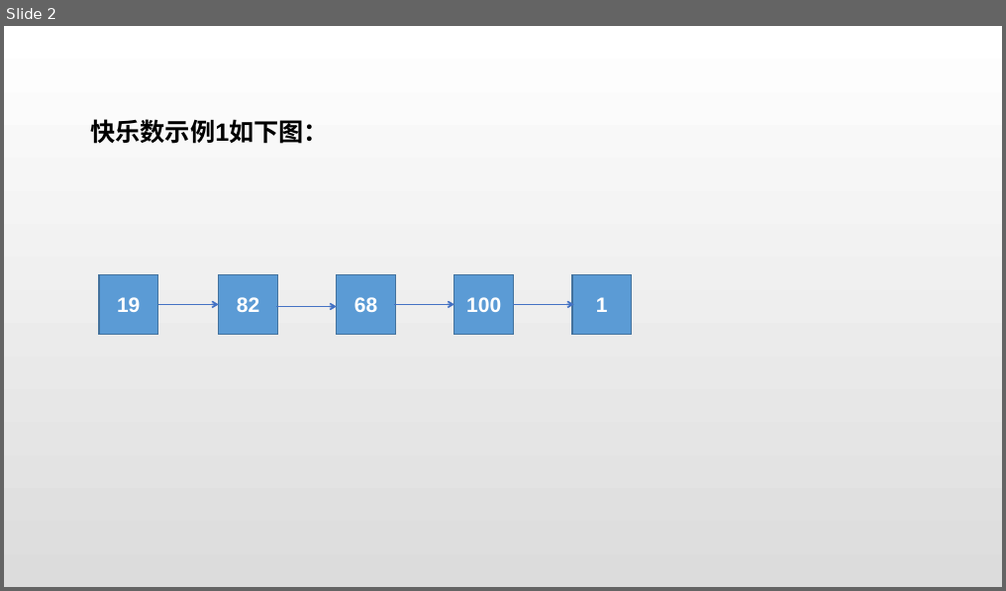
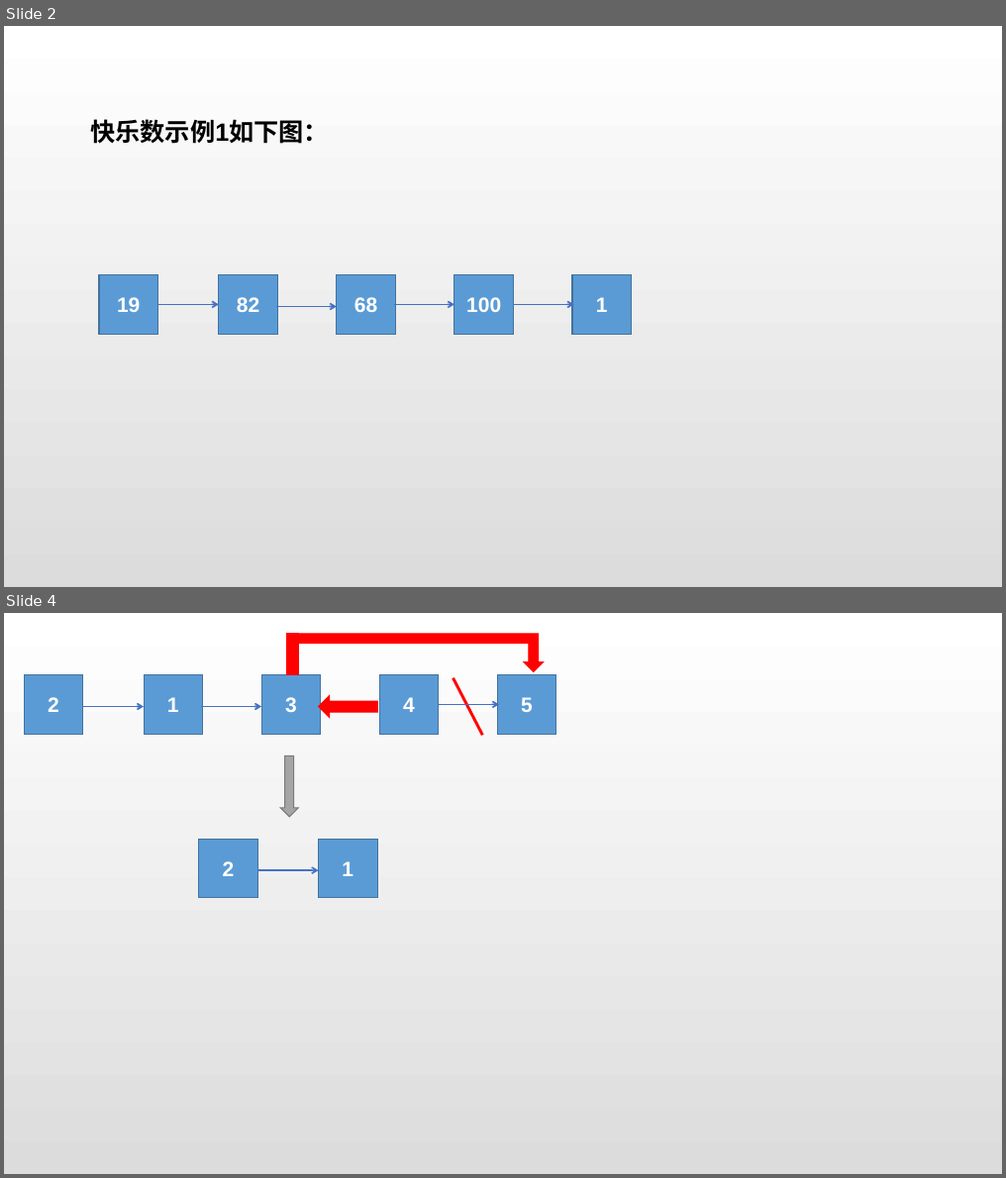
Before and after one commit to IHEET/frontend-studynotes, a slide deck: Algorithm/动态图/一.pptx. Shown one above the other, each under a label of ours: slide 2 before the commit, slides 2 and 4 after it; the slides between them are not shown. The pictures are 1006x591 and 1006x1178 pixels, drawn with LibreOffice and Linux fonts; fonts in the diff are those of the drawing. Boxes give left, top, right and bottom in pixels: in the first picture for what was removed or moved away, otherwise in the second. Text is boxed around its words. In the diff, an @@ line names an element or a change of style, - is before the commit and + after.

```diff
--- a/Algorithm/动态图/一.pptx
+++ b/Algorithm/动态图/一.pptx
@@ slide 4 added at [4, 613, 1002, 1174], background gradient #FFFFFF to #DCDCDC @@
@@ group added at [24, 634, 556, 817]: 6 rectangles, 3 arrows, 1 line, 1 left arrow, 1 bent up arrow, 1 down arrow @@
+2
+4
+1
+3
+5
@@ rectangle added at [199, 839, 257, 898], fill #5B9BD5, outline #43739E 1 pt, 20 pt, text #FFFFFF, bold @@
+2
@@ rectangle added at [319, 839, 377, 898], fill #5B9BD5, outline #43739E 1 pt, 20 pt, text #FFFFFF, bold @@
+1
@@ arrow added from (257, 870) to (319, 870), #4472C4 1.5 pt @@
```
Also in this commit, not shown: 1 slide changed, 2 other slides added, 12 other files.
